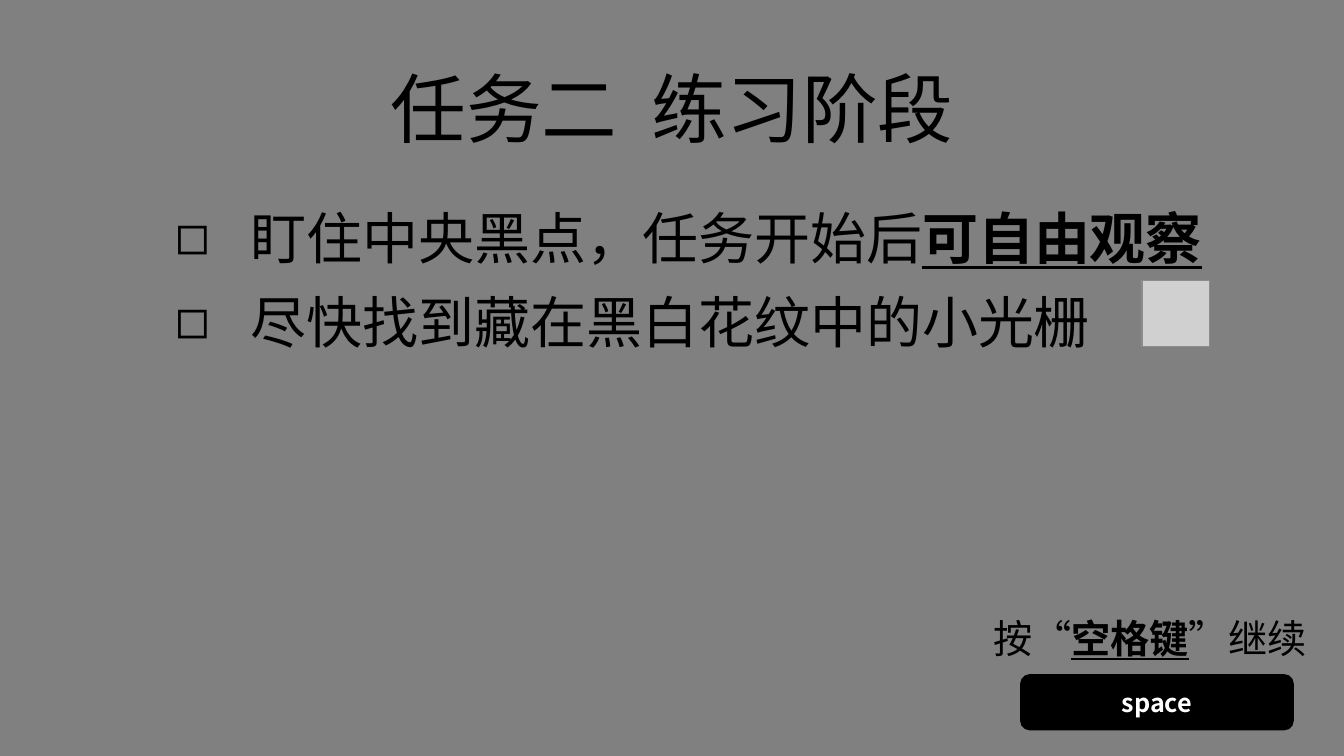
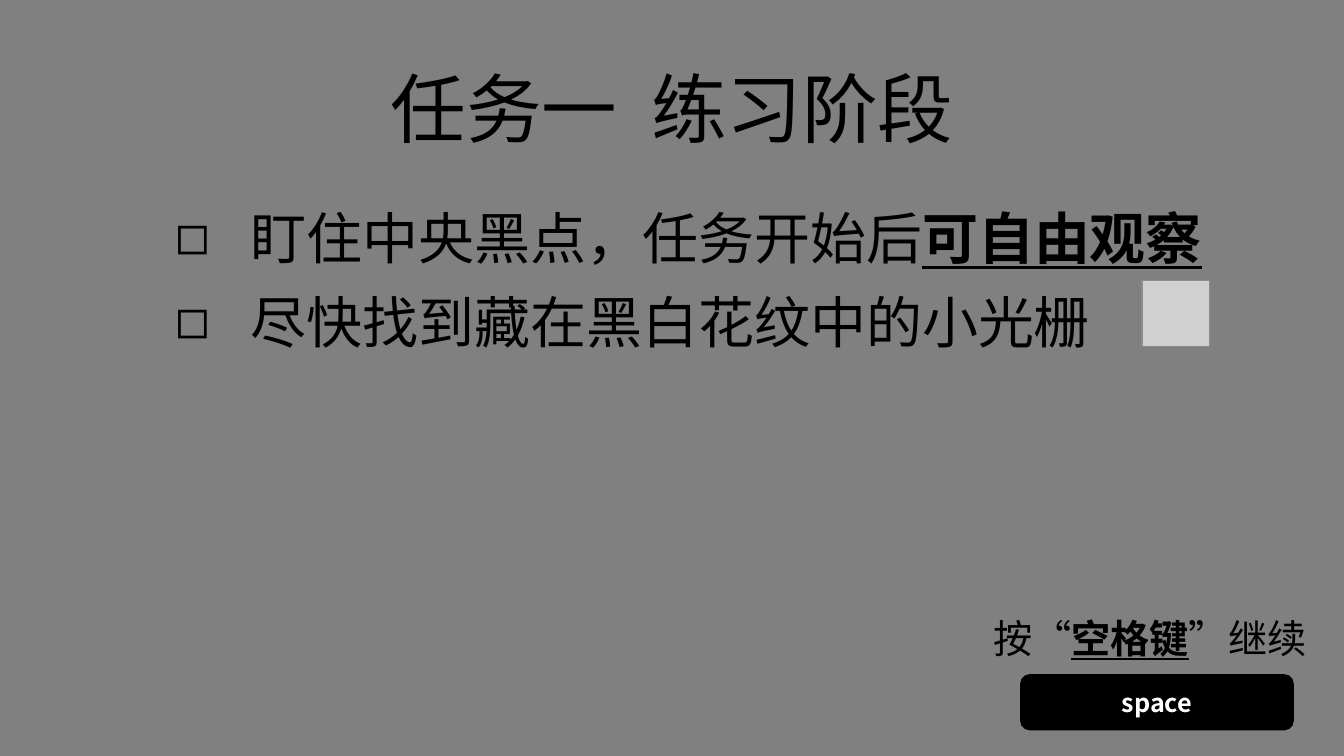
Before and after one commit to lyxose/FreeView, a slide deck: slide 6 of Instructions.pptx (slide 13 before the commit). Drawn at 1344x756 pixels with LibreOffice and Linux fonts; fonts in the diff are those of the drawing; grey boxes stand for pictures. Boxes give left, top, right and bottom in pixels: in the first picture for what was removed or moved away, otherwise in the second. Text is boxed around its words. In the diff, an @@ line names an element or a change of style, - is before the commit and + after.

```diff
--- a/Instructions.pptx
+++ b/Instructions.pptx
@@ text at (390,73,953,143): text changed @@
-任务二 练习阶段
+任务一 练习阶段
```
Also in this commit, not shown: 9 other slides changed, 6 slides removed, 36 other files.
